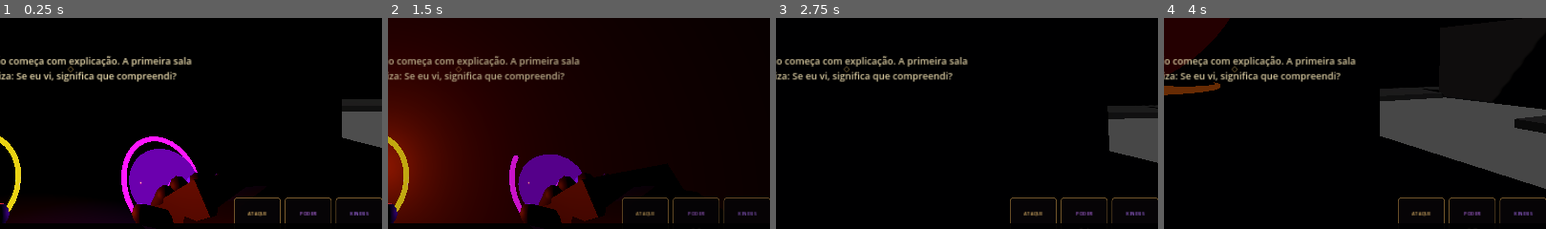
Above: before the commit, frames 1-4 (left to right).
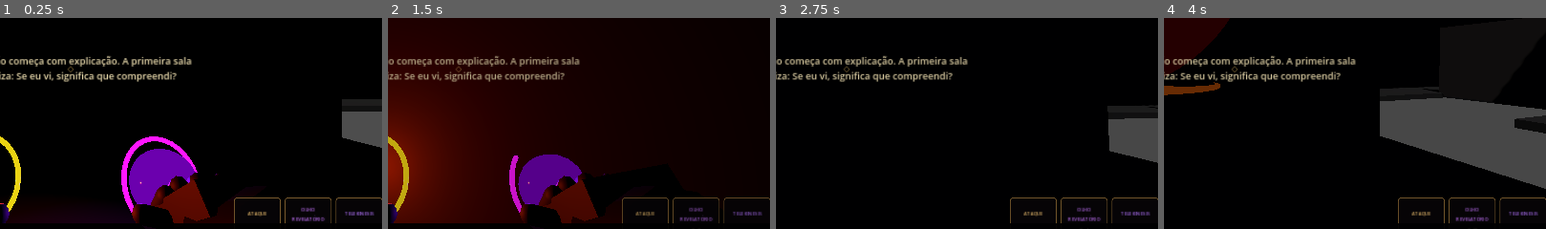
Above: after the commit, the same moments.

Repository: neuralSynapse/societaselectorum
Game: Godot game, scene res://scenes/boot/Main.tscn
The game is run twice, just before and just after one commit, with the same random seed, the same clock (stepped at 60 frames per second) and the same inputs.
Inputs (mouse positions are % of the whole screen's width and height, from its top left):
- Up to frame 1 (0.25 s): no input
- Up to frame 2 (1.5 s): tap Enter (ui_accept) at 0.5 s; move the mouse to (55, 49) at 0.52 s; hold R (instrument) 0.53-1.28 s; hold W (move_forward) from 0.53 s (still down); tap Space (jump) at 0.77 s; right-click (55, 49) at 0.8 s; move the mouse to (45, 50) at 1.27 s; right-click (45, 50) at 1.35 s
- Up to frame 3 (2.75 s): keep holding W (move_forward); tap Space (jump) at 1.52 s; tap R (instrument) at 1.55 s; tap Enter (ui_accept) at 2 s; move the mouse to (52, 47) at 2.02 s; hold V (camera_toggle) from 2.03 s (still down); right-click (52, 47) at 2.3 s
- Up to frame 4 (4 s): keep holding W (move_forward); move the mouse to (49, 51) at 2.77 s; release V (camera_toggle) at 2.78 s; tap C (consume) at 2.85 s; tap Space (jump) at 3.02, 3.77 s; tap R (instrument) at 3.05 s; move the mouse to (57, 50) at 3.52 s; hold Q (dodge) from 3.53 s (still down); right-click (57, 50) at 3.8 s
The pictures show only the part of the screen within x 41-91%, y 37-87%; the shares and areas given below are measured in that part.

The runs differ from the first frame. In frame 1, 0.4% of the frame differs, in the area x 76-98%, y 90-97%; in frame 2, 0.4%; in frame 3, 0.4%; in frame 4, 0.4%.
Error before the commit: Invalid call. Nonexistent 'String' constructor. (res://scripts/ui/HUDController.gd:120)

Commit message:
feat: make combat HUD autonomous and acquisition-aware

Diff:
--- a/game/chronica-harun/scripts/ui/HUDController.gd
+++ b/game/chronica-harun/scripts/ui/HUDController.gd
@@ -41,12 +41,19 @@
 var player_ref: PlayerController
 var tracked_enemies: Dictionary = {}
 var slot_payloads: Array = []
+var current_kinesis_loadout: Array = []
+var known_mutations: Array[String] = []
+var known_powers: Array[String] = []
 
 func _ready() -> void:
     process_mode = Node.PROCESS_MODE_ALWAYS
     message.visible = false
     message_backdrop.visible = false
     acquired_panel.visible = false
+    get_tree().node_added.connect(_on_tree_node_added)
+    RogueliteContentService.build_changed.connect(_on_build_changed_definitive)
+    _capture_known_build()
+    call_deferred("_scan_combatants")
 
 func _process(delta: float) -> void:
     if hide_timer > 0.0:
@@ -60,6 +67,7 @@
         if acquired_hide_timer <= 0.0:
             acquired_panel.visible = false
     _update_enemy_markers()
+    _update_boss_panel()
     _update_power_cooldowns()
 
 func bind_player(player: PlayerController) -> void:
@@ -82,6 +90,7 @@
     if not player.essence_changed.is_connected(_on_essence_changed):
         player.essence_changed.connect(_on_essence_changed)
     refresh_build()
+    _refresh_power_slots_from_state()
 
 func set_objective(text: String) -> void:
     objective.text = text
@@ -102,7 +111,7 @@
     boss_level.text = "N%d" % maxi(1, level)
     boss_health.value = clampf(hp_ratio, 0.0, 1.0) * 100.0
     boss_phase.text = "FASE %s" % _roman(maxi(1, phase))
-    boss_power.text = power_name.to_upper()
+    boss_power.text = power_name.replace("_", " ").to_upper()
 
 func hide_boss() -> void:
     boss_panel.visible = false
@@ -116,22 +125,30 @@
 func refresh_build() -> void:
     var build := RogueliteContentService.ensure_build()
     var labels: Array[String] = []
-    for key in ["arcana", "pharmakon", "sigillum", "instrumentum", "daimon", "route"]:
+    for key in ["arcana", "pharmakon", "sigillum", "daimon", "route"]:
         var value := String(build.get(key, ""))
         if not value.is_empty():
             labels.append(value.replace("_", " ").to_upper())
+    var instrument: Dictionary = build.get("instrumentum", {})
+    if not instrument.is_empty():
+        labels.append(String(instrument.get("id", "INSTRUMENTUM")).replace("_", " ").to_upper())
+    var powers: Array = build.get("powers", [])
+    if not powers.is_empty():
+        labels.append("PODERES %d" % powers.size())
     var mutations: Array = build.get("mutations", [])
     if not mutations.is_empty():
         labels.append("MUTAÇÕES %d" % mutations.size())
     build_label.text = " · ".join(labels) if not labels.is_empty() else "VONTADE SEM FORMA"
 
 func set_kinesis_loadout(loadout: Array) -> void:
+    current_kinesis_loadout = loadout.duplicate(true)
     var labels: Array[String] = []
     for i in range(loadout.size()):
         var value := String(loadout[i])
         if not value.is_empty():
             labels.append("%d %s" % [i + 1, value.replace("_", " ").to_upper()])
     kinesis_state.text = "KINESIS  " + "  ·  ".join(labels)
+    _refresh_power_slots_from_state()
 
 func set_camera_mode(mode: StringName) -> void:
     camera_mode.text = ("1ª PESSOA" if String(mode) == "first_person" else "3ª PESSOA") + " · V"
@@ -173,8 +190,10 @@
     label.add_theme_constant_override("shadow_offset_y", 1)
     label.add_theme_font_size_override("font_size", 14)
     reward_feed.add_child(label)
-    while reward_feed.get_child_count() > 5:
-        reward_feed.get_child(0).queue_free()
+    if reward_feed.get_child_count() > 5:
+        var oldest := reward_feed.get_child(0)
+        reward_feed.remove_child(oldest)
+        oldest.queue_free()
     var tween := create_tween()
     tween.tween_interval(2.8)
     tween.tween_property(label, "modulate:a", 0.0, 0.5)
@@ -188,6 +207,7 @@
         return
     if boss_view:
         tracked_enemies[id] = {"enemy": enemy, "marker": null, "boss": true}
+        _bind_boss(enemy as DataBossController)
         return
     var marker := _create_enemy_marker(enemy)
     enemy_markers.add_child(marker)
@@ -196,7 +216,9 @@
 func untrack_enemy(enemy: Node) -> void:
     if enemy == null:
         return
-    var id := enemy.get_instance_id()
+    _untrack_by_id(enemy.get_instance_id())
+
+func _untrack_by_id(id: int) -> void:
     if not tracked_enemies.has(id):
         return
     var entry: Dictionary = tracked_enemies[id]
@@ -204,6 +226,132 @@
     if marker != null and is_instance_valid(marker):
         marker.queue_free()
     tracked_enemies.erase(id)
+
+func _scan_combatants() -> void:
+    for node in get_tree().get_nodes_in_group("enemies"):
+        if node is Node3D:
+            track_enemy(node as Node3D)
+    for node in get_tree().get_nodes_in_group("bosses"):
+        if node is Node3D:
+            track_enemy(node as Node3D, true)
+
+func _on_tree_node_added(node: Node) -> void:
+    if node is EnemyBrain:
+        call_deferred("track_enemy", node as Node3D, false)
+    elif node is DataBossController:
+        call_deferred("track_enemy", node as Node3D, true)
+
+func _bind_boss(next_boss: DataBossController) -> void:
+    if next_boss == null or not is_instance_valid(next_boss):
+        return
+    if not next_boss.combat_status_changed.is_connected(_on_boss_status_changed):
+        next_boss.combat_status_changed.connect(_on_boss_status_changed)
+    if not next_boss.phase_changed.is_connected(_on_boss_phase_changed):
+        next_boss.phase_changed.connect(_on_boss_phase_changed.bind(next_boss))
+    if not next_boss.boss_defeated.is_connected(_on_tracked_boss_defeated):
+        next_boss.boss_defeated.connect(_on_tracked_boss_defeated.bind(next_boss))
+    show_boss(next_boss.display_name, next_boss.get_health_ratio(), next_boss.current_phase + 1, next_boss.combat_level, next_boss.get_attack_name())
+
+func _on_boss_status_changed(next_boss: DataBossController, ratio: float) -> void:
+    if next_boss == null or not is_instance_valid(next_boss):
+        return
+    show_boss(next_boss.display_name, ratio, next_boss.current_phase + 1, next_boss.combat_level, next_boss.get_attack_name())
+
+func _on_boss_phase_changed(index: int, next_boss: DataBossController) -> void:
+    if next_boss == null or not is_instance_valid(next_boss):
+        return
+    show_boss(next_boss.display_name, next_boss.get_health_ratio(), index, next_boss.combat_level, next_boss.get_attack_name())
+    show_message("%s · FASE %s" % [next_boss.display_name.to_upper(), _roman(index)], 1.8)
+
+func _on_tracked_boss_defeated(_boss_id: StringName, _reward_id: StringName, next_boss: DataBossController) -> void:
+    if next_boss != null:
+        _untrack_by_id(next_boss.get_instance_id())
+    hide_boss()
+
+func _capture_known_build() -> void:
+    var build := RogueliteContentService.ensure_build()
+    known_mutations.clear()
+    known_powers.clear()
+    for id in build.get("mutations", []):
+        known_mutations.append(String(id))
+    for id in build.get("powers", []):
+        known_powers.append(String(id))
+
+func _on_build_changed_definitive(build: Dictionary) -> void:
+    var next_powers: Array[String] = []
+    for id in build.get("powers", []):
+        var power_id := String(id)
+        next_powers.append(power_id)
+        if not known_powers.has(power_id):
+            _announce_power(power_id)
+    var next_mutations: Array[String] = []
+    for id in build.get("mutations", []):
+        var mutation_id := String(id)
+        next_mutations.append(mutation_id)
+        if not known_mutations.has(mutation_id):
+            _announce_mutation(mutation_id)
+    known_powers = next_powers
+    known_mutations = next_mutations
+    refresh_build()
+    _refresh_power_slots_from_state()
+
+func _announce_power(power_id: String) -> void:
+    var power := ContentRegistry.get_power(StringName(power_id))
+    var label := String(power.get("name", power_id)).to_upper()
+    var description := String(power.get("effect_text", power.get("codex", {}).get("summary", "Nova matriz de poder integrada.")))
+    show_power_acquired(label, description)
+    push_reward("+ PODER · %s" % label)
+    AudioDirector.play_ui(&"power_reveal")
+    if player_ref != null and is_instance_valid(player_ref):
+        VFXDirector.emit_feedback(&"power_reveal", player_ref.global_position + Vector3.UP, Vector3.UP)
+
+func _announce_mutation(mutation_id: String) -> void:
+    var label := _mutation_label(mutation_id)
+    show_power_acquired(label, "A matriz de Harun sofreu uma mutação permanente nesta run.")
+    push_reward("+ MUTAÇÃO · %s" % label)
+    AudioDirector.play_ui(&"power_reveal")
+    if player_ref != null and is_instance_valid(player_ref):
+        VFXDirector.emit_feedback(&"power_reveal", player_ref.global_position + Vector3.UP, Vector3.UP)
+
+func _mutation_label(mutation_id: String) -> String:
+    for power in ContentRegistry.all("powers"):
+        var power_name := String(power.get("name", power.get("id", "PODER")))
+        for mutation in power.get("mutations", []):
+            if String(mutation.get("id", "")) == mutation_id:
+                return "%s · FORMA %d" % [power_name.to_upper(), int(mutation.get("tier", 1))]
+    return mutation_id.replace("_", " ").to_upper()
+
+func _refresh_power_slots_from_state() -> void:
+    var build := RogueliteContentService.ensure_build()
+    var active_power_id := String(build.get("active_power", ""))
+    if active_power_id.is_empty():
+        var journey := ContentRegistry.get_student_journey()
+        if not journey.is_empty():
+            var stage: Dictionary = journey[clampi(GameState.stage_index, 0, journey.size() - 1)]
+            active_power_id = String(stage.get("power_id", ""))
+    var active_power_name := "PODER"
+    if not active_power_id.is_empty():
+        var power := ContentRegistry.get_power(StringName(active_power_id))
+        active_power_name = String(power.get("name", active_power_id))
+    var kinesis_name := "KINESIS"
+    if not current_kinesis_loadout.is_empty() and not String(current_kinesis_loadout[0]).is_empty():
+        kinesis_name = String(current_kinesis_loadout[0])
+    var utility_name := "RITUAL"
+    var utility_key := "R"
+    var instrument: Dictionary = build.get("instrumentum", {})
+    if not instrument.is_empty():
+        var instrument_id := StringName(instrument.get("id", ""))
+        var instrument_data := ContentRegistry.get_item("instrumenta", instrument_id)
+        utility_name = String(instrument_data.get("name", instrument_id))
+    elif not String(build.get("arcana", "")).is_empty():
+        utility_name = String(build.get("arcana", "ARCANO"))
+        utility_key = "C"
+    set_power_slots([
+        {"name":"ATAQUE", "key":"LMB"},
+        {"name":active_power_name, "key":"RMB"},
+        {"name":kinesis_name, "key":"1–3"},
+        {"name":utility_name, "key":utility_key}
+    ])
 
 func show_choice(title: String, options: Array, callback: Callable) -> void:
     for child in choice_options.get_children():
@@ -334,11 +482,18 @@
                 marker.position = screen_pos - Vector2(marker.size.x * 0.5, marker.size.y + 12.0)
         marker.visible = visible
     for id in stale:
-        var entry: Dictionary = tracked_enemies.get(id, {})
-        var marker: Control = entry.get("marker") as Control
-        if marker != null and is_instance_valid(marker):
-            marker.queue_free()
-        tracked_enemies.erase(id)
+        _untrack_by_id(id)
+
+func _update_boss_panel() -> void:
+    for entry_value in tracked_enemies.values():
+        var entry: Dictionary = entry_value
+        if not bool(entry.get("boss", false)):
+            continue
+        var tracked_boss: DataBossController = entry.get("enemy") as DataBossController
+        if tracked_boss == null or not is_instance_valid(tracked_boss):
+            continue
+        show_boss(tracked_boss.display_name, tracked_boss.get_health_ratio(), tracked_boss.current_phase + 1, tracked_boss.combat_level, tracked_boss.get_attack_name())
+        return
 
 func _update_power_cooldowns() -> void:
     if player_ref == null or not is_instance_valid(player_ref) or power_slots.get_child_count() < 2:
@@ -346,7 +501,8 @@
     var primary := power_slots.get_child(0).get_node("Cooldown") as Label
     primary.text = "%.1f" % player_ref.primary_cooldown if player_ref.primary_cooldown > 0.05 else ""
     var power := power_slots.get_child(1).get_node("Cooldown") as Label
-    power.text = "%.1f" % player_ref.get_power_cooldown() if player_ref.has_method("get_power_cooldown") and player_ref.get_power_cooldown() > 0.05 else ""
+    var remaining := player_ref.get_power_cooldown()
+    power.text = "%.1f" % remaining if remaining > 0.05 else ""
 
 func _roman(value: int) -> String:
     match value:
